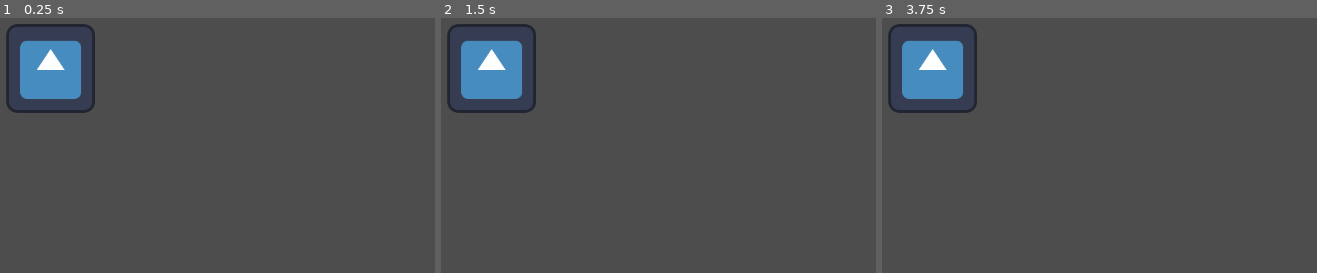
Above: before the commit, frames 1-3 (left to right).
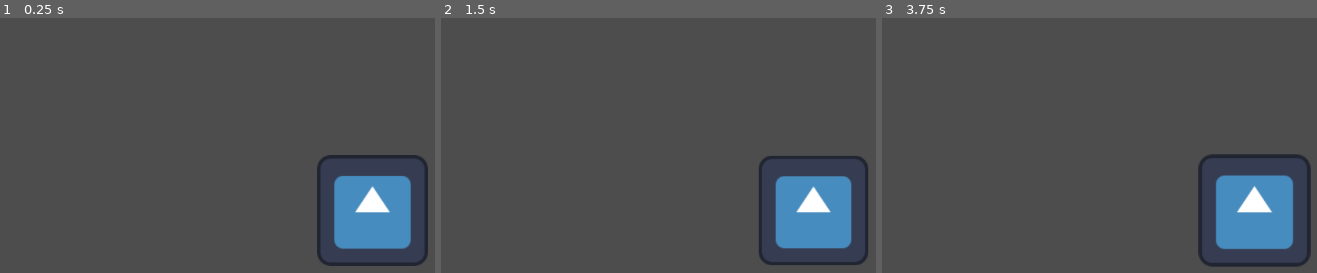
Above: after the commit, the same moments.

Repository: FelipePM01/EntregaExtraviada
Game: Godot game, scene res://main_scene.tscn
Two runs of this game, one before a commit and one after it. Both use one fixed random seed, a clock stepped at 60 frames per second and the inputs below. The engine's default icon, where the game draws it, is replaced by a stand-in: a white triangle on a blue panel in a dark square.
Inputs (mouse positions are in pixels of both pictures, inside the frame that each line leads up to):
- Up to frame 1 (0.25 s): no input
- Up to frame 2 (1.5 s): tap Enter at 0.5 s; move the mouse to (outside the picture) at 0.52 s; hold D (right) 0.53-1.28 s; hold Mouse wheel down (scroll_down) 0.53-1.28 s; tap Mouse wheel up (scroll_up) at 0.8, 1.35 s; tap Space at 1.25 s; move the mouse to (654, 232) at 1.27 s; hold A (left) from 1.28 s (still down)
- Up to frame 3 (3.75 s): tap Mouse wheel down (scroll_down) at 1.55, 3.05 s; tap Enter at 2, 3.5 s; move the mouse to (outside the picture) at 2.02 s; release A (left) at 2.03 s; hold Mouse wheel down (scroll_down) 2.03-2.78 s; hold D (right) 2.03-3.53 s; tap Mouse wheel up (scroll_up) at 2.3, 2.85 s; tap Space at 2.75 s; move the mouse to (outside the picture) at 2.77 s; move the mouse to (outside the picture) at 3.52 s; hold A (left) from 3.53 s (still down); hold Mouse wheel down (scroll_down) from 3.53 s (still down)

The runs differ from the first frame. In frame 1, 11% of the frame differs, in the area x 1-99%, y 2-98%; in frame 2, 10%; in frame 3, 11%.

Commit message:
added box camera

Diff:
--- a/box/scenes/box.tscn
+++ b/box/scenes/box.tscn
@@ -1,19 +1,25 @@
-[gd_scene load_steps=4 format=3 uid="uid://dt6cak775tec0"]
+[gd_scene load_steps=5 format=3 uid="uid://dt6cak775tec0"]
 
 [ext_resource type="Script" path="res://box/scripts/box.gd" id="1_dd22b"]
 [ext_resource type="Texture2D" uid="uid://huqwtkm7mxw4" path="res://icon.svg" id="1_j7bms"]
 
+[sub_resource type="PhysicsMaterial" id="PhysicsMaterial_clopl"]
+bounce = 5.0
+absorbent = true
+
 [sub_resource type="RectangleShape2D" id="RectangleShape2D_53cvq"]
-size = Vector2(128, 129)
+size = Vector2(16, 16)
 
 [node name="Box" type="RigidBody2D"]
-gravity_scale = 0.0
+physics_material_override = SubResource("PhysicsMaterial_clopl")
 angular_damp = 5.0
 script = ExtResource("1_dd22b")
 
 [node name="Sprite2D" type="Sprite2D" parent="."]
+scale = Vector2(0.125, 0.125)
 texture = ExtResource("1_j7bms")
 
 [node name="CollisionShape2D" type="CollisionShape2D" parent="."]
-position = Vector2(0, -0.5)
 shape = SubResource("RectangleShape2D_53cvq")
+
+[node name="Camera2D" type="Camera2D" parent="."]
--- a/box/scripts/box.gd
+++ b/box/scripts/box.gd
@@ -3,10 +3,15 @@
 const TORQUE=300
 const GRAVITY=100
 @onready var velocity=Vector2(100,0)
-
+@onready var camera=$Camera2D
 # Called when the node enters the scene tree for the first time.
 func _ready() -> void:
-	pass # Replace with function body.
+	camera.zoom=Vector2(10,10)
+func _input(event: InputEvent) -> void:
+	if event.is_action_pressed('scroll_up'):
+		camera.zoom -= Vector2(0.1, 0.1)
+	if event.is_action_pressed('scroll_down'):
+		camera.zoom += Vector2(0.1, 0.1)
 
 
 # Called every frame. 'delta' is the elapsed time since the previous frame.
